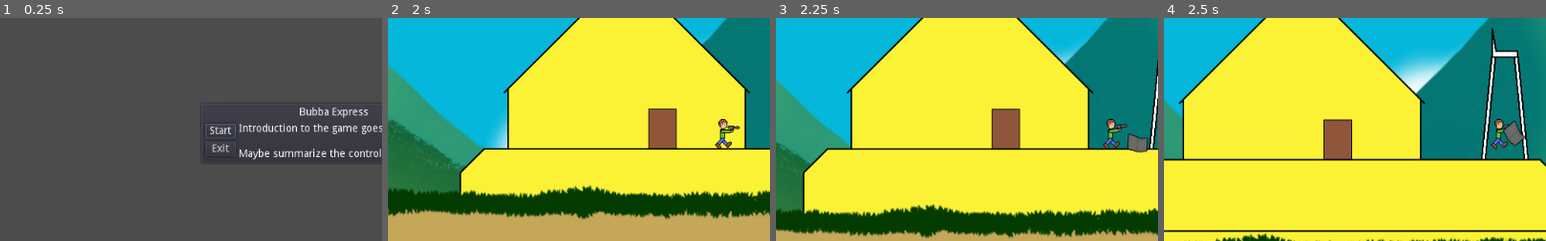
Above: before the commit, frames 1-4 (left to right).
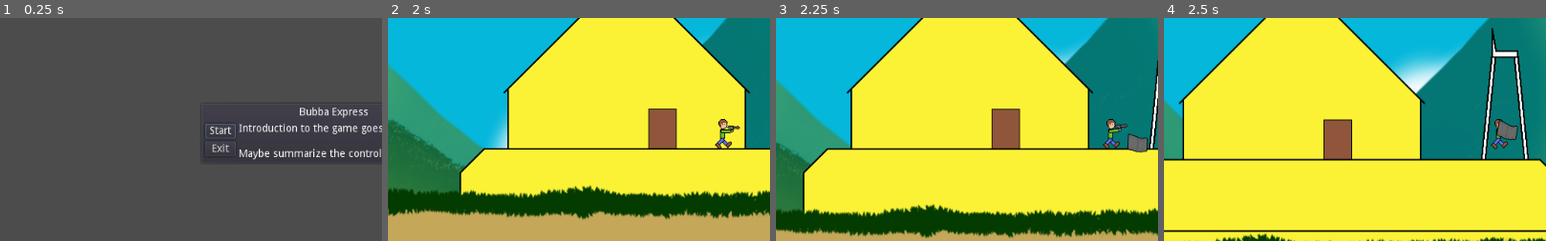
Above: after the commit, the same moments.

Repository: pizzasgood/BubbaExpress_LD46
Game: Godot game, scene res://TitleScreen.tscn
Same seed, same stepped clock (60 frames per second), same inputs: the game is played once before the commit and once after it.
Inputs (mouse positions are % of the whole screen's width and height, from its top left):
- Up to frame 1 (0.25 s): no input
- Up to frame 2 (2 s): click "Start" at 0.5 s; click (95, 50) at 1.25 s
- Up to frame 3 (2.25 s): move the mouse to (72, 45) at 2.02 s; press the mouse at (72, 45) at 2.03 s; hold Right (ui_right) from 2.03 s (still down)
- Up to frame 4 (2.5 s): keep holding Right (ui_right); tap Space (jump) at 2.27 s
The pictures show only the part of the screen within x 6-56%, y 24-74%; the shares and areas given below are measured in that part.

Frames 1-3 are identical in both runs. In frame 4, 0.4% of the frame differs, in the area x 87-95%, y 45-58%.

Commit message:
Add recycler

Diff:
--- a/BOTDoubleRotor.tscn
+++ b/BOTDoubleRotor.tscn
@@ -47,7 +47,7 @@
 
 [node name="BodySprite" type="AnimatedSprite" parent="."]
 frames = SubResource( 6 )
-frame = 4
+frame = 2
 playing = true
 
 [node name="RotatingGun" parent="BodySprite" instance=ExtResource( 1 )]
--- a/Bubba.gd
+++ b/Bubba.gd
@@ -3,6 +3,8 @@
 var walk_height = 150
 var stand_speed = 100
 var walk_speed = 100
+
+var hp = 10000
 
 enum { BURROWED, WAKING, RISING, STANDING, WALKING }
 var state = BURROWED
--- a/Bubba.tscn
+++ b/Bubba.tscn
@@ -1,10 +1,11 @@
-[gd_scene load_steps=7 format=2]
+[gd_scene load_steps=8 format=2]
 
 [ext_resource path="res://tex/BubbaHead.png" type="Texture" id=1]
 [ext_resource path="res://tex/BubbaBody.png" type="Texture" id=2]
 [ext_resource path="res://Bubba.gd" type="Script" id=3]
 [ext_resource path="res://sfx/rumble.ogg" type="AudioStream" id=4]
 [ext_resource path="res://sfx/engine.ogg" type="AudioStream" id=5]
+[ext_resource path="res://Recycler.tscn" type="PackedScene" id=6]
 
 [sub_resource type="RectangleShape2D" id=1]
 extents = Vector2( 351.095, 3.86005 )
@@ -82,6 +83,9 @@
 "_edit_lock_": true
 }
 
+[node name="Recycler" parent="." instance=ExtResource( 6 )]
+position = Vector2( -130.004, 144.325 )
+
 [node name="WakeTimer" type="Timer" parent="."]
 one_shot = true
 
--- a/Drop.gd
+++ b/Drop.gd
@@ -1,15 +1,25 @@
 extends RigidBody2D
 
 class_name Drop
+
+var _collision_layer_backup
+var _collision_mask_backup
 
 func _ready():
 	pass
 
 func _on_Area2D_body_entered(body):
-	# This might not be perfect; what if you manage two simultaneous collisions?
-	if body.has_method("pick_up") and body.has_method("can_pick_up") and body.can_pick_up():
-		mode = RigidBody2D.MODE_KINEMATIC
+	if body.has_method("pick_up"):
 		body.call_deferred("pick_up", self)
+
+func grabbed():
+	mode = RigidBody2D.MODE_KINEMATIC
+	_collision_layer_backup = collision_layer
+	_collision_mask_backup = collision_mask
+	collision_layer = 0
+	collision_mask = 0
 
 func thrown():
 	mode = RigidBody2D.MODE_RIGID
+	collision_layer = _collision_layer_backup
+	collision_mask = _collision_mask_backup
--- a/LaserTurret.gd
+++ b/LaserTurret.gd
@@ -2,5 +2,7 @@
 
 class_name LaserTurret
 
+var hp_provided : float = 10.0
+
 func _ready():
 	pass
--- a/Player.gd
+++ b/Player.gd
@@ -6,8 +6,7 @@
 var jump_speed = 200
 var jump_control_time = 500 #ms
 var jump_started = 0
-var last_state = "null"
-var current_state = "null"
+var current_drop_zone = null
 
 var hp = 100 setget hp_set
 
@@ -19,11 +18,6 @@
 
 func _ready():
 	pass
-
-func _process(delta):
-	if current_state != last_state:
-		print(current_state)
-		last_state = current_state
 
 func _physics_process(delta):
 	_handle_input()
@@ -83,7 +77,7 @@
 	# shoot at stuff
 	if Input.is_action_pressed("fire"):
 		if carried_item != null:
-			throw_item()
+			use_item()
 		else:
 			weapon_sprite.fire()
 
@@ -104,26 +98,50 @@
 func die():
 	get_tree().get_current_scene().find_node("GameOver").activate()
 
-func can_pick_up():
-	return carried_item == null
-
 func pick_up(item):
 	if carried_item == null:
 		carried_item = item
+		carried_item.grabbed()
 		carried_item.get_parent().remove_child(carried_item)
 		arm_sprite.add_child(carried_item)
 		carried_item.position = weapon_sprite.position
 		weapon_sprite.visible = false
 
+func use_item():
+	if carried_item == null:
+		return
+	if current_drop_zone == null:
+		throw_item()
+	else:
+		deploy_item()
+
 func throw_item():
-	if carried_item != null:
-		carried_item.position += 30 * Vector2.RIGHT
-		var pos = carried_item.global_position
-		carried_item.get_parent().remove_child(carried_item)
-		get_tree().get_current_scene().find_node("Level").add_child(carried_item)
-		carried_item.global_position = pos
-		carried_item.linear_velocity = Vector2(0, 0)
-		carried_item.thrown()
-		carried_item = null
-		weapon_sprite.visible = true
-		weapon_sprite.dumb_fire()
+	if carried_item == null:
+		return
+	carried_item.position += 30 * Vector2.RIGHT
+	var pos = carried_item.global_position
+	carried_item.get_parent().remove_child(carried_item)
+	get_tree().get_current_scene().find_node("Level").add_child(carried_item)
+	carried_item.global_position = pos
+	carried_item.linear_velocity = Vector2(0, 0)
+	carried_item.thrown()
+	item_released()
+
+func item_released():
+	carried_item = null
+	weapon_sprite.visible = true
+	weapon_sprite.dumb_fire()
+
+func set_drop_zone(entered : bool, zone):
+	if entered:
+		current_drop_zone = zone
+	else:
+		current_drop_zone = null
+
+func deploy_item():
+	if current_drop_zone.accepts_item(carried_item):
+		current_drop_zone.deploy(carried_item)
+		item_released()
+	else:
+		if not $BzztSound.playing:
+			$BzztSound.play()
--- a/Player.tscn
+++ b/Player.tscn
@@ -7,6 +7,7 @@
 [ext_resource path="res://tex/LaserPistol.png" type="Texture" id=5]
 [ext_resource path="res://LaserPistol.gd" type="Script" id=6]
 [ext_resource path="res://sfx/laser.wav" type="AudioStream" id=7]
+[ext_resource path="res://sfx/bzzt.wav" type="AudioStream" id=8]
 
 [sub_resource type="AtlasTexture" id=2]
 flags = 4
@@ -94,5 +95,9 @@
 [node name="OwSound" type="AudioStreamPlayer2D" parent="."]
 stream = ExtResource( 3 )
 bus = "SFX"
+
+[node name="BzztSound" type="AudioStreamPlayer2D" parent="."]
+stream = ExtResource( 8 )
+bus = "SFX"
 [connection signal="timeout" from="BodySprite/ArmSprite/WeaponSprite/CooldownTimer" to="BodySprite/ArmSprite/WeaponSprite" method="_on_CooldownTimer_timeout"]
 [connection signal="timeout" from="DamageFlash" to="." method="_on_DamageFlash_timeout"]
--- /dev/null
+++ b/Recycler.gd
@@ -0,0 +1,29 @@
+extends Area2D
+
+func _ready():
+	connect("body_entered", self, "_on_body_entered")
+	connect("body_exited", self, "_on_body_exited")
+
+func _on_body_entered(body):
+	if body.has_method("set_drop_zone"):
+		body.set_drop_zone(true, self)
+
+func _on_body_exited(body):
+	if body.has_method("set_drop_zone"):
+		body.set_drop_zone(false, self)
+
+func accepts_item(item) -> bool:
+	return "hp_provided" in item
+
+func deploy(item):
+	find_owner().hp += item.hp_provided
+	$SoundEffect.play()
+	item.queue_free()
+
+func find_owner(node = get_parent()):
+	if "hp" in node:
+		return node
+	elif node.get_parent() != null:
+		return find_owner(node.get_parent())
+	else:
+		return null
--- /dev/null
+++ b/Recycler.tscn
@@ -0,0 +1,21 @@
+[gd_scene load_steps=5 format=2]
+
+[ext_resource path="res://tex/Recycler.png" type="Texture" id=1]
+[ext_resource path="res://Recycler.gd" type="Script" id=2]
+[ext_resource path="res://sfx/blurp.wav" type="AudioStream" id=3]
+
+[sub_resource type="RectangleShape2D" id=1]
+extents = Vector2( 22.5, 22.5 )
+
+[node name="Recycler" type="Area2D"]
+script = ExtResource( 2 )
+
+[node name="Sprite" type="Sprite" parent="."]
+texture = ExtResource( 1 )
+
+[node name="CollisionShape2D" type="CollisionShape2D" parent="."]
+shape = SubResource( 1 )
+
+[node name="SoundEffect" type="AudioStreamPlayer2D" parent="."]
+stream = ExtResource( 3 )
+bus = "SFX"
--- a/Scrap.gd
+++ b/Scrap.gd
@@ -2,5 +2,7 @@
 
 class_name Scrap
 
+var hp_provided : float = 10.0
+
 func _ready():
 	pass
Not shown: 1 places in Player.tscn that only renumber resources
Not shown, added: sfx/blurp.wav.import
Not shown, added: sfx/bzzt.wav.import
Not shown, added: sfx/upgrade.wav.import
Binary file added: tex/Mountpoint.png
Not shown, added: tex/Mountpoint.png.import
Binary file added: tex/Recycler.png
Not shown, added: tex/Recycler.png.import
Not shown, added: sfx/blurp.sfxr
Not shown, added: sfx/blurp.wav
Not shown, added: sfx/bzzt.wav
Not shown, added: sfx/upgrade.sfxr
(and 1 more such lines)
